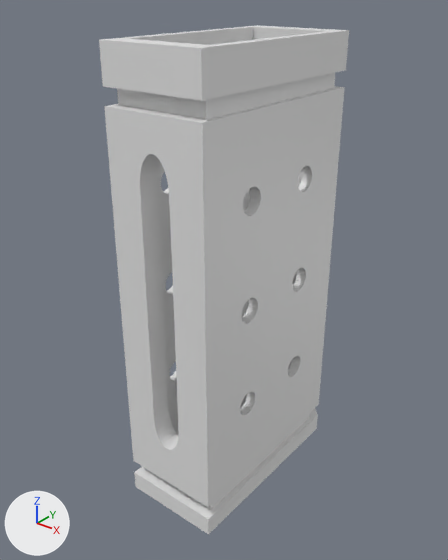
Two versions of the Blender file Assets/Models/Mag.blend, one commit apart.
One viewpoint serves both versions: a 50 mm camera at (0.331, -0.428, 0.261) aimed at (-0.011, 0.0, -0.004). The axes (+X, +Y, +Z) are drawn at lower left. The lights are the same throughout.

Script lines for the objects in view, before the commit:
```python
me_cube_001 = bpy.data.meshes.new('Cube.001')
me_cube_001.from_pydata(...)  # 948 vertices, 510 faces; spans x -1.0..1.0, y -1.0..1.23, z -1.0..1.0
ob_cube = bpy.data.objects.new('Cube', me_cube_001)
ob_cube.location = (0.0, 0.0, 0.0)
ob_cube.scale = (0.05, 0.1, 0.22)
```
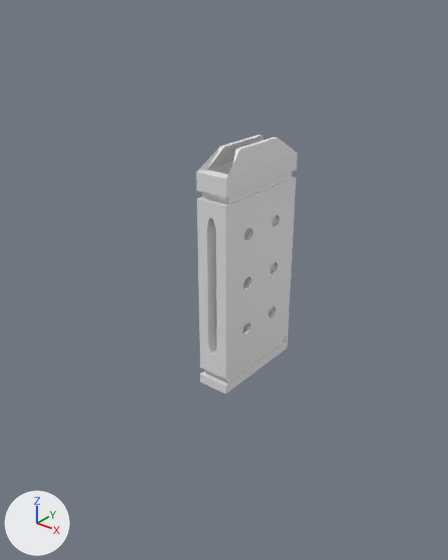
Pixel boxes [x1, y1, x2, y2] of what changed, in the pictures (448 x 560 px):
'Cube', reshaped, moved, rescaled (59% narrower, 49% shorter): before [99, 25, 349, 535]; after [196, 135, 297, 394]
part 1 of me_cube_001, built on: before [101, 25, 347, 48]; after [197, 135, 297, 179]

Edits to the bpy script that builds the scene:
```text
Change me_cube_001:
    used by ob_cube; location = (0.0, 0.0, 0.0); scale = (0.05, 0.1, 0.22)
    remove me_cube_001.from_pydata(...)  # 948 vertices, 510 faces; spans x -1.0..1.0, y -1.0..1.23, z -1.0..1.0
    add me_cube_001.from_pydata(...)  # 956 vertices, 518 faces; spans x -1.0..1.0, y -1.0..1.23, z -1.0..1.17
    me_cube_001 part 1
    2 faces are deleted
    8 vertices are added at x -0.64..0.64, y -0.52..0.52, z 1.17
    10 new faces join them
Change ob_cube:
    ob_cube.location: (0.0, 0.0, 0.0) -> (0.0, 0.0236, 0.0)
    ob_cube.scale: (0.05, 0.1, 0.22) -> (0.0165, 0.0551, 0.11)
```
